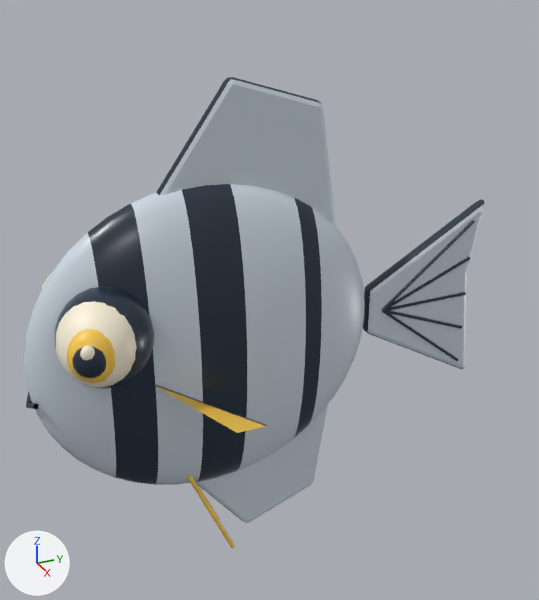
A saved change to the glTF model client/assets/models/angelfish.glb.
One viewpoint serves both versions: a camera (50 mm lens) standing at (2.91, -1.0, 1.61) and looking at (-0.08, 0.34, 0.12). Every picture has the same lights, and +X, +Y and +Z are marked at lower left. The older version comes first. Where no turn or scale is listed for an object, it has been applied to the vertices. Vertices at exactly the same position are counted once.

The scene before the commit, as lines of its bpy script (objects in view):
```python
me_body = bpy.data.meshes.new('Body')
me_body.from_pydata(...)  # 2872 vertices, 5648 faces; spans x -0.46..0.46, y -0.84..0.82, z -1.15..1.17
# faces by material slot: [1224, 2288, 1216, 920]
me_body.materials.append(mat_moonlight)  # pale blue #cedae5
me_body.materials.append(mat_ink)  # dark blue #243242
me_body.materials.append(mat_pearl)  # pale yellow #fff5dd
me_body.materials.append(mat_honey)  # yellow #ffce50
me_fin_ray = bpy.data.meshes.new('Fin ray')
me_fin_ray.from_pydata(...)  # 114 vertices, 180 faces; spans x -0.035..0.047, y 0.83..1.497, z -0.491..0.492
# faces by material slot: [138, 42]
me_fin_ray.materials.append(mat_ink)  # dark blue #243242
me_fin_ray.materials.append(mat_moonlight)  # pale blue #cedae5
ob_bodymesh = bpy.data.objects.new('BodyMesh', me_body)
ob_bodymesh.location = (0.0, 0.0, 0.0)
ob_tailmesh = bpy.data.objects.new('TailMesh', me_fin_ray)
ob_tailmesh.location = (0.0, 0.0, 0.0)
```
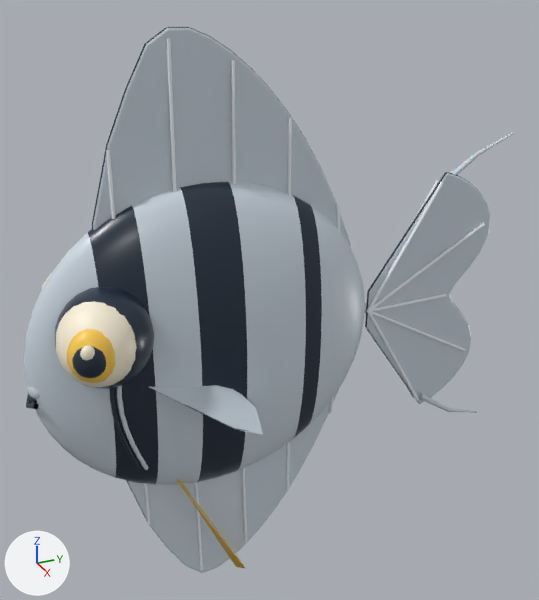
Location of each change, (x1, y1, x2, y2) in pixels of the pictures (539 x 600 px):
'BodyMesh', reshaped (16% taller)
    before: (24, 77, 365, 548)
    after: (24, 27, 365, 573)
'TailMesh', reshaped (24% wider, 65% taller)
    before: (363, 199, 484, 369)
    after: (365, 132, 515, 413)
'PectoralMesh.001', added
    after: (150, 385, 263, 435)
    faces in mat_moonlight (pale blue #cedae5): (150, 385, 263, 435)
'StreamerMesh.001', added
    after: (177, 480, 245, 568)
    faces in mat_honey (yellow #ffce50): (177, 480, 245, 568)
part 1 of me_body, added (mostly hidden)
    after: (27, 386, 40, 399)
part 2 of me_body, rebuilt
    before: (196, 405, 328, 523)
    after: (127, 389, 339, 573)
part 3 of me_body, rebuilt
    before: (157, 77, 336, 227)
    after: (92, 27, 351, 248)
part 4 of me_body, deleted
    before: (153, 384, 267, 433)
part 5 of me_body, built on
    before: (187, 476, 235, 548)
    after: (104, 38, 340, 570)
part 6 of me_fin_ray, rebuilt (36% taller)
    before: (363, 199, 484, 369)
    after: (365, 172, 491, 404)
part 7 of me_fin_ray, rebuilt (24% wider, 37% shorter)
    before: (382, 220, 475, 361)
    after: (369, 223, 485, 312)
part 8 of me_fin_ray, added
    after: (365, 132, 515, 413)

The change in detail:
Material 'Angel fin rays' (mat_angel_fin_rays) is new.
Its base color is (0.9, 0.95, 1.0) (white #f3f9ff).
Its roughness is 0.24.
me_body is used by ob_bodymesh; location (0.0, 0.0, 0.0).
me_body had 2872 vertices, 5648 faces and spanned x -0.46..0.46, y -0.84..0.82, z -1.15..1.17.
me_body now has 4180 vertices, 8000 faces and spans x -0.39..0.39, y -0.84..0.82, z -1.34..1.37.
me_body part 1: a new loose piece, a UV sphere (20 segments, 12 rings, poles along z) spanning x -0.06..0.06, y -0.82..-0.72, z -0.11..0.01, in mat_moonlight (pale blue #cedae5).
me_body part 2: the loose piece of 56 vertices spanning x -0.03..0.03, y -0.31..0.66, z -1.11..-0.32 is rebuilt with 204 vertices and now spans x -0.03..0.04, y -0.44..0.74, z -1.34..-0.31.
me_body part 3: the loose piece of 56 vertices spanning x -0.03..0.03, y -0.35..0.66, z 0.36..1.17 is rebuilt with 204 vertices and now spans x -0.03..0.04, y -0.48..0.74, z 0.31..1.37.
me_body part 4: the loose piece of 16 vertices spanning x 0.17..0.46, y -0.33..0.13, z -0.27..-0.05 is deleted.
me_body part 5: 24 vertices removed from x -0.12..0.12, y -0.29..0.06, z -1.15..-0.36; 624 vertices added at x -0.19..0.19, y -0.51..0.66, z -1.3..1.33.
Other edits to the shape of me_body do not show in these pictures.
me_body gains material mat_angel_fin_rays (white #f3f9ff).
me_fin_ray is used by ob_tailmesh; location (0.0, 0.0, 0.0).
me_fin_ray had 114 vertices, 180 faces and spanned x -0.035..0.047, y 0.83..1.497, z -0.491..0.492.
me_fin_ray now has 394 vertices, 640 faces and spans x -0.042..0.042, y 0.833..1.641, z -0.823..0.823.
me_fin_ray part 6: the loose piece of 62 vertices spanning x -0.035..0.035, y 0.83..1.497, z -0.491..0.492 is rebuilt with 178 vertices and now spans x -0.031..0.031, y 0.84..1.545, z -0.667..0.667.
me_fin_ray part 7: the loose piece of 52 vertices spanning x 0.031..0.047, y 0.906..1.424, z -0.405..0.405 is rebuilt with 18 vertices and now spans x 0.008..0.042, y 0.836..1.496, z -0.007..0.38, in mat_angel_fin_rays (white #f3f9ff).
me_fin_ray part 8: 198 vertices added at x -0.042..0.042, y 0.833..1.641, z -0.823..0.823.
me_fin_ray gains material mat_angel_fin_rays (white #f3f9ff).
Mesh me_pelvic_streamer_001 is new.
It has 46 vertices, 88 faces and spans x 0.025..0.134, y -0.338..0.108, z -1.309..-0.422.
Faces by material slot: [32, 56].
It uses material mat_honey (yellow #ffce50).
It uses material mat_pearl (pale yellow #fff5dd).
Mesh me_curved_pectoral_001 is new.
It has 46 vertices, 88 faces and spans x 0.153..0.406, y -0.358..0.139, z -0.328..-0.051.
Faces by material slot: [32, 56].
It uses material mat_moonlight (pale blue #cedae5).
It uses material mat_ink (dark blue #243242).
Object 'StreamerMesh.001' (ob_streamermesh_001) is new; it shows me_pelvic_streamer_001.
Its location is (0.0, 0.0, 0.0).
Object 'PectoralMesh.001' (ob_pectoralmesh_001) is new; it shows me_curved_pectoral_001.
Its location is (0.0, 0.0, 0.0).
